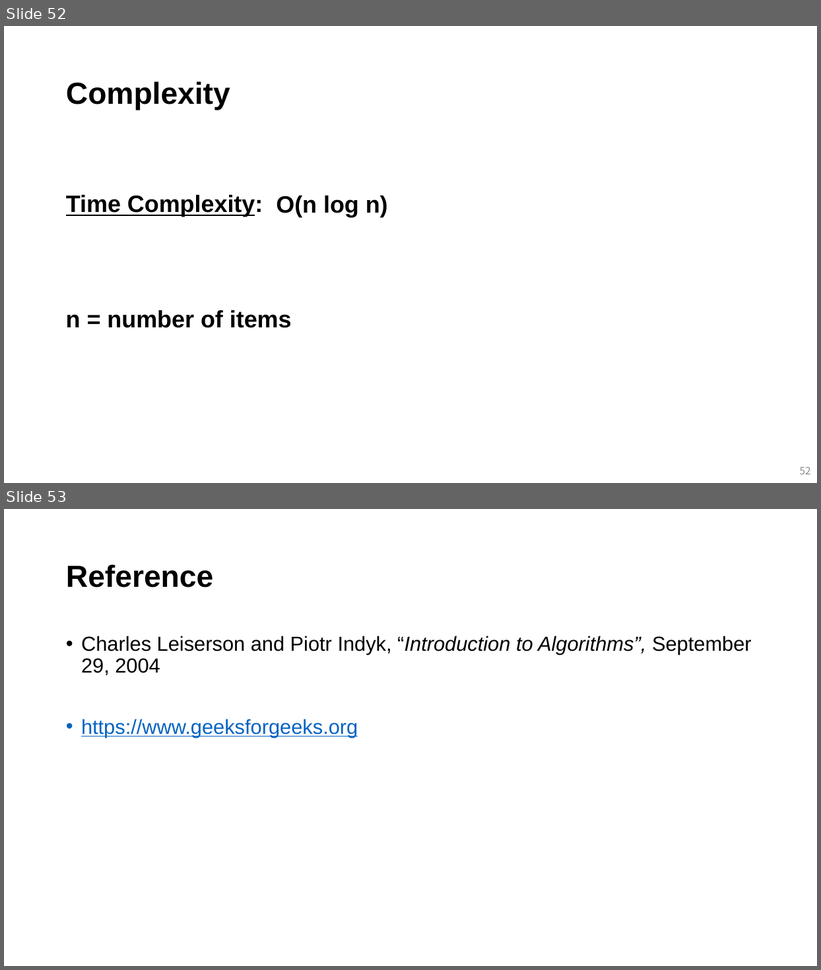
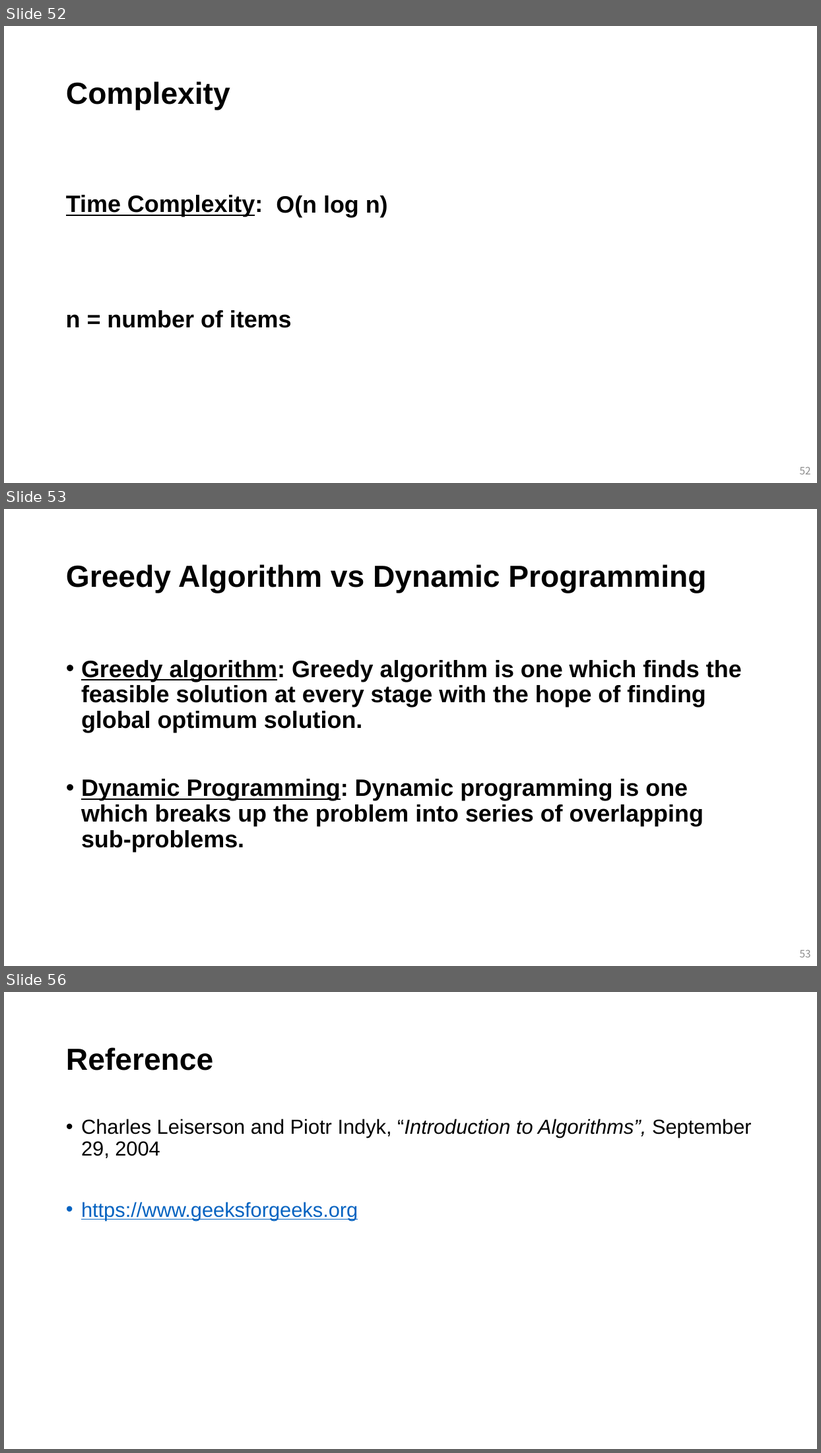
Before and after one commit to mlailab-skku/mlailab-skku.github.io, a slide deck: files/greedy_algorithm.pptm. Shown one above the other, each under a label of ours: slides 52 and 53 before the commit, slides 52, 53 and 56 after it; the slides between them are not shown. The pictures are 821x970 and 821x1453 pixels, drawn with LibreOffice and Linux fonts; fonts in the diff are those of the drawing. Boxes give left, top, right and bottom in pixels: in the first picture for what was removed or moved away, otherwise in the second. Text is boxed around its words. In the diff, an @@ line names an element or a change of style, - is before the commit and + after.

```diff
--- a/files/greedy_algorithm.pptm
+++ b/files/greedy_algorithm.pptm
@@ slide 53 added at (4, 509, 817, 966), background #FFFFFF @@
@@ title added at (66, 564, 706, 593), 36 pt, text #000000, bold @@
+Greedy Algorithm vs Dynamic Programming
@@ text added at (81, 660, 742, 852), 28 pt, text #000000, bold @@
+• Greedy algorithm: Greedy algorithm is one which finds the feasible solution at every stage with the hope of finding global optimum solution.
+• Dynamic Programming: Dynamic programming is one which breaks up the problem into series of overlapping sub-problems.
@@ page number added at (800, 950, 811, 958), 12 pt, text #8C8C8C @@
+53
@@ what was slide 53 is now slide 56 @@
```
Also in this commit, not shown: 2 other slides added, 1 other file.
